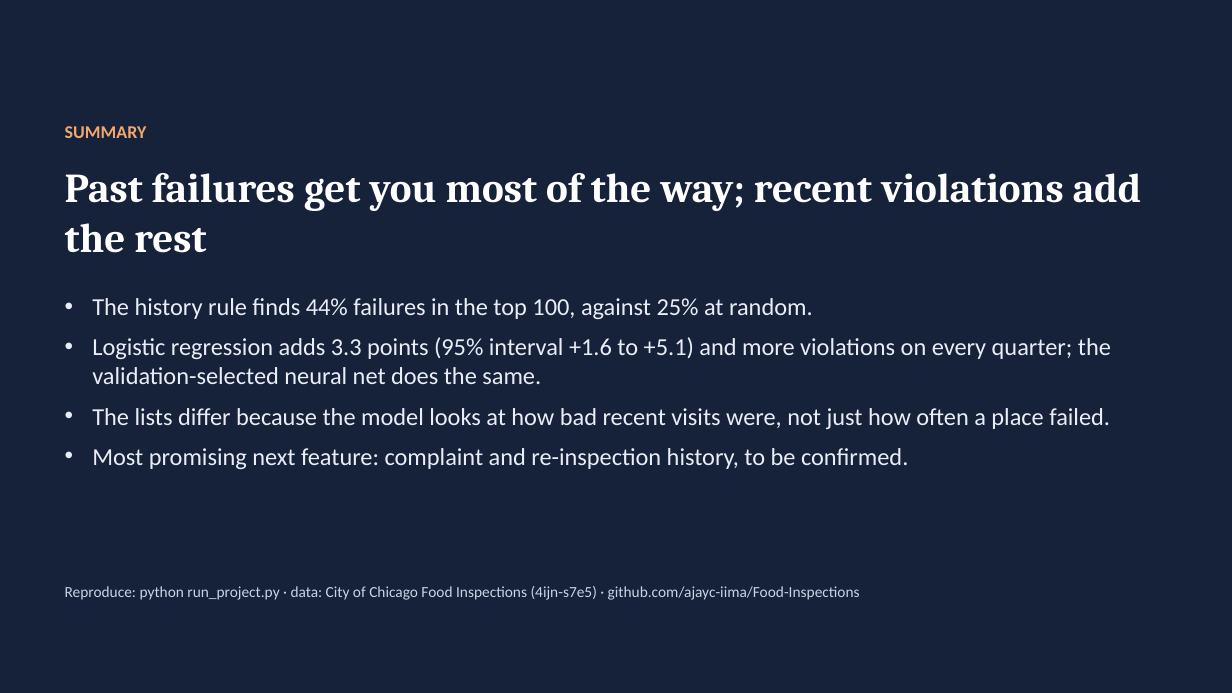
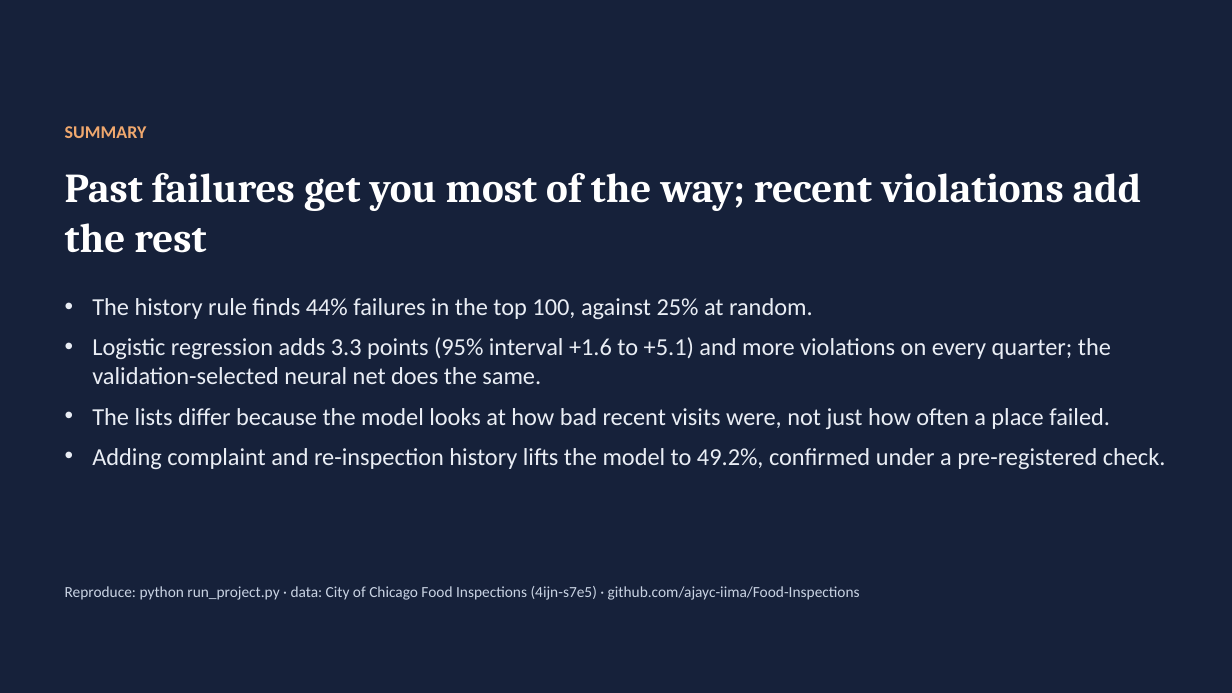
Before and after one commit to ajayc-iima/Food-Inspections, a slide deck: slide 15 of presentation/food_inspections_presentation.pptx (slide 14 before the commit). Drawn at 1232x693 pixels with LibreOffice and Linux fonts; fonts in the diff are those of the drawing. Boxes give left, top, right and bottom in pixels: in the first picture for what was removed or moved away, otherwise in the second. Text is boxed around its words. In the diff, an @@ line names an element or a change of style, - is before the commit and + after.

```diff
--- a/presentation/food_inspections_presentation.pptx
+++ b/presentation/food_inspections_presentation.pptx
@@ text at (x1=92, y1=448, x2=1166, y2=469): text changed @@
-• Most promising next feature: complaint and re-inspection history, to be confirmed.
+• Adding complaint and re-inspection history lifts the model to 49.2%, confirmed under a pre-registered check.
```
Also in this commit, not shown: 1 other slide changed, 1 slide added, 5 other files.
